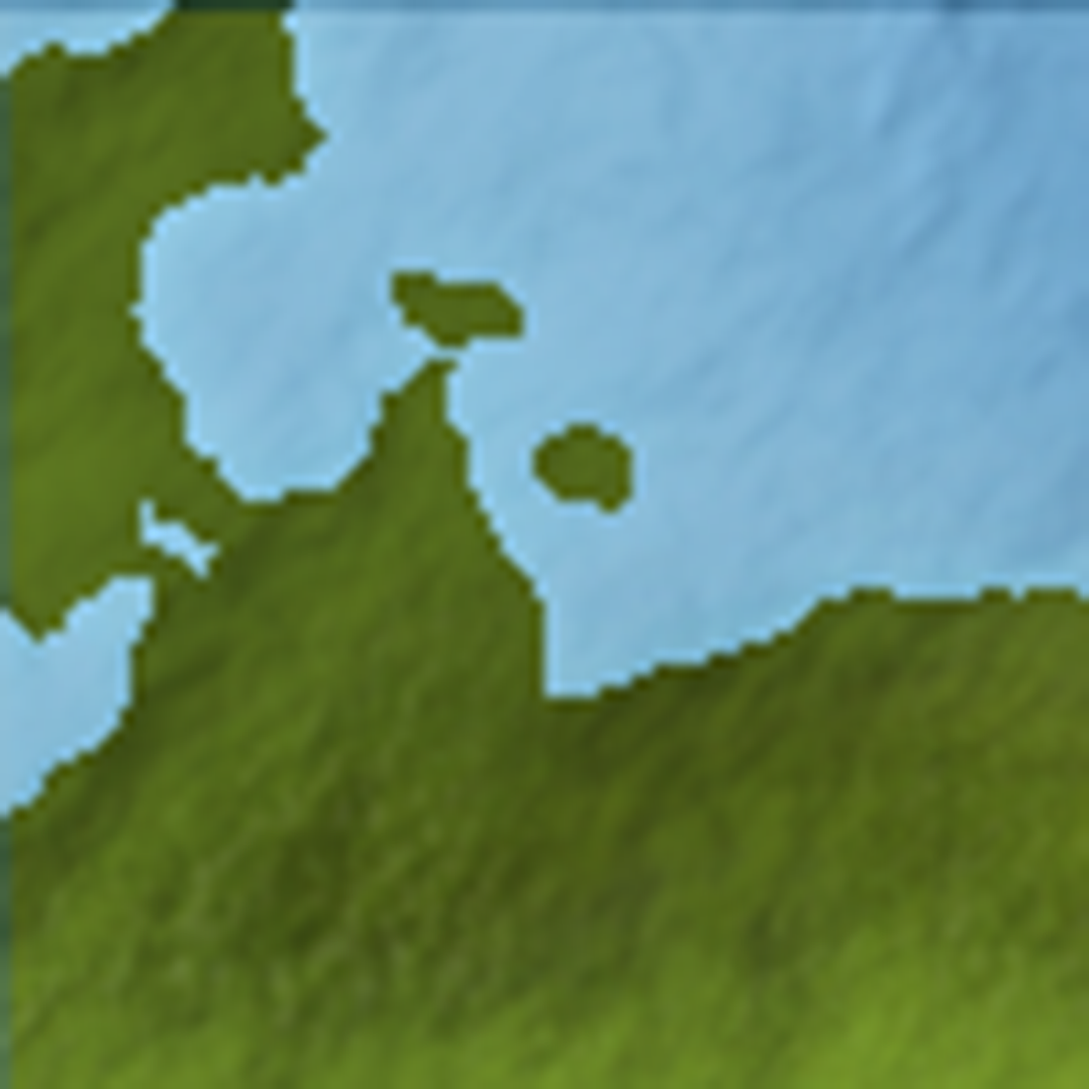
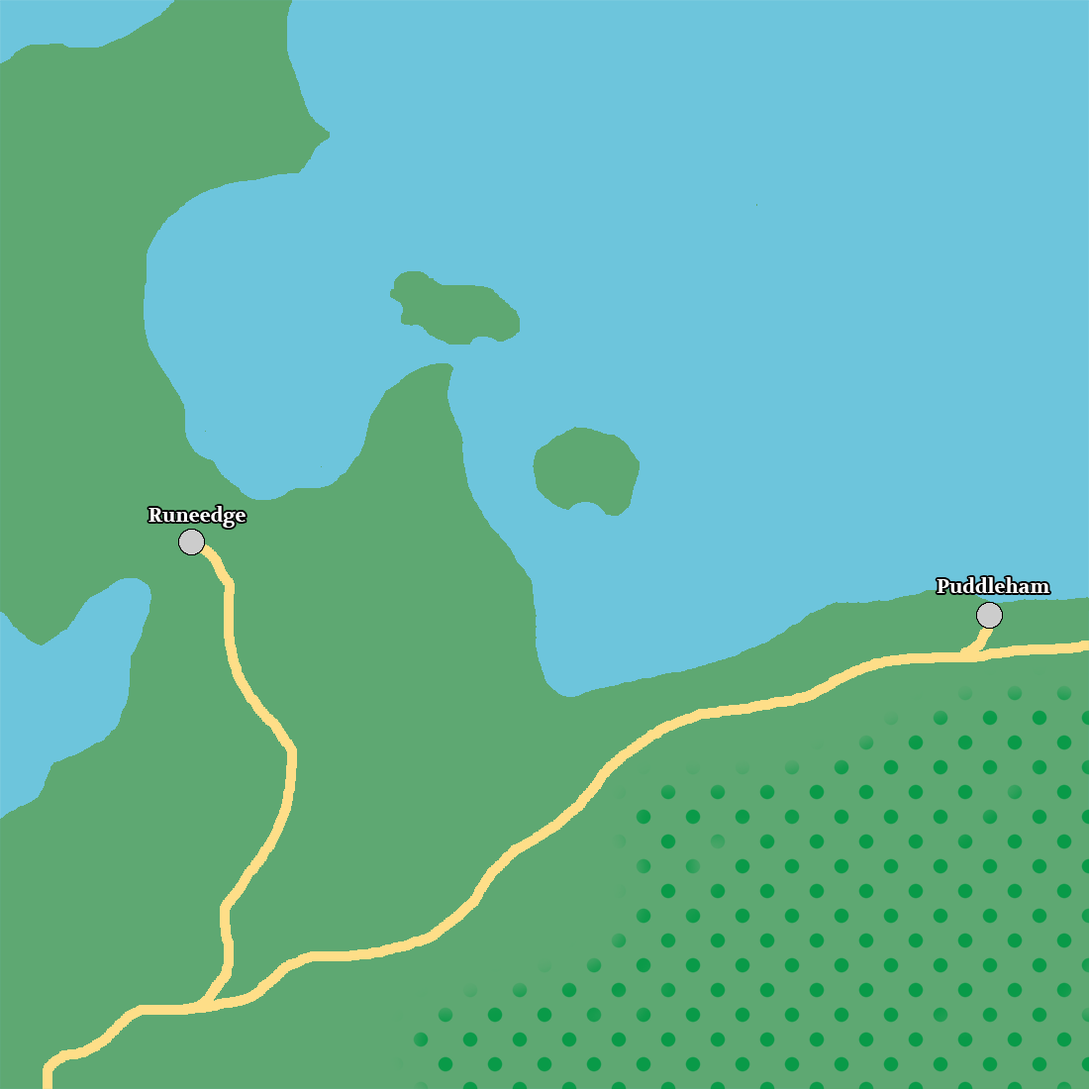
Comparing the layer stacks of the two 1089x1089 images. Changes:
added group "Markers" with 5 layers above "Geo" over [42,505,1089,1089]
added group "Labels" with 2 layers in group "Markers" over [148,505,1051,594]
added layer "Puddleham" in group "Labels" over [936,577,1051,594]
added layer "Runeedge" in group "Labels" over [148,505,246,528]
added layer "Cities" in group "Markers" over [179,529,1002,628]
added layer "Road" in group "Markers" over [42,539,1089,1089]
added group "Geo" with 4 layers over [0,0,1089,1089]
added layer "Forest" in group "Geo" over [390,664,1089,1089]
added layer "Terrain" in group "Geo" over [0,0,1089,1089]
added layer "Water" in group "Geo" over [0,0,1089,1089]
